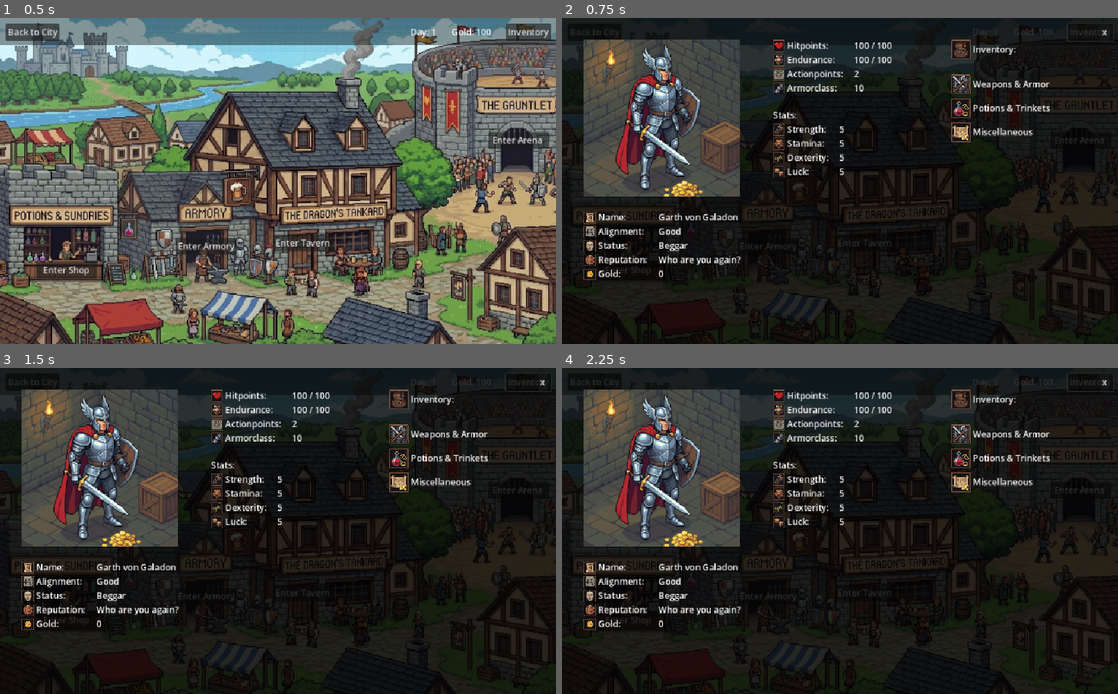
Above: before the commit, frames 1-4 (two rows, left to right).
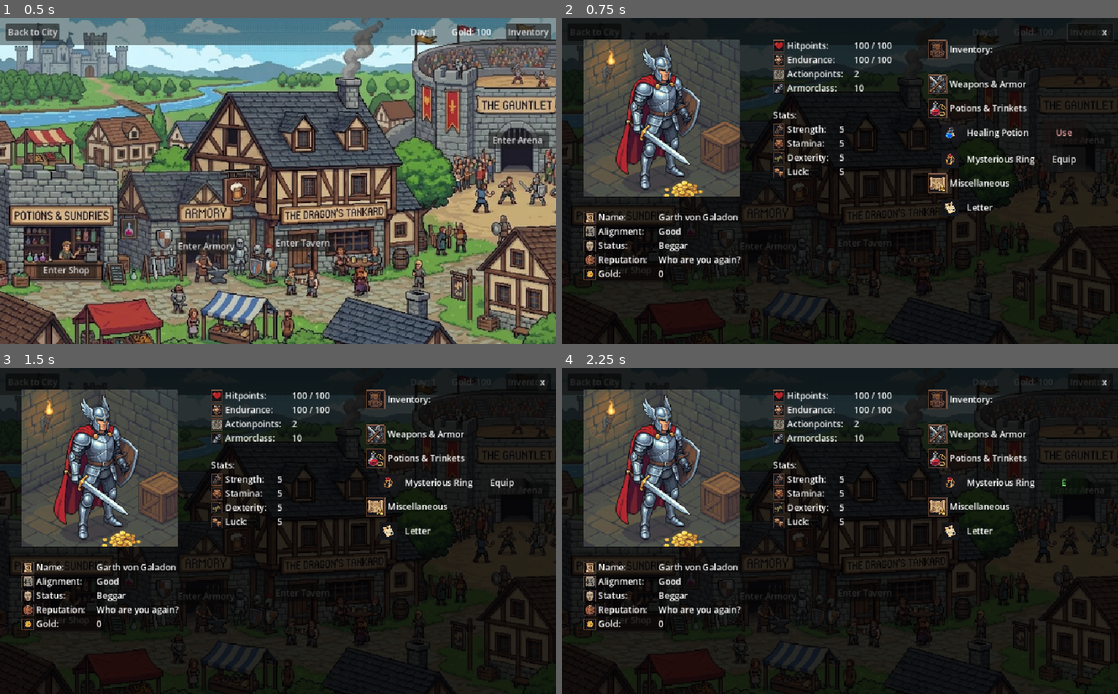
Above: after the commit, the same moments.

Repository: Plata101/Arena-In-Luskan-Godot
Game: Godot game, scene res://scenes/main.tscn
Two runs of this game, one before a commit and one after it. Both use one fixed random seed, a clock stepped at 60 frames per second and the inputs below.
Inputs (mouse positions are in pixels of both pictures, inside the frame that each line leads up to):
- Up to frame 1 (0.5 s): no input
- Up to frame 2 (0.75 s): click "Inventory" at 0.5 s
- Up to frame 3 (1.5 s): click (500, 482) at 1.25 s, where only the run after the commit has a clickable "Use"
- Up to frame 4 (2.25 s): click (1062, 482) at 2 s, where only the run after the commit has a clickable "Equip"

Frame 1 is identical in both runs. In frame 2, 2.6% of the frame differs, in the area x 65-93%, y 6-61%; in frame 3, 2.3%; in frame 4, 2.3%.

Commit message:
Inventory Potions and Misc

Diff:
--- a/scenes/armory.tscn
+++ b/scenes/armory.tscn
@@ -1,7 +1,8 @@
-[gd_scene load_steps=4 format=3 uid="uid://dcv8jmjsn1cwg"]
+[gd_scene load_steps=5 format=3 uid="uid://dcv8jmjsn1cwg"]
 
 [ext_resource type="Script" uid="uid://yrpvtr0tr3cw" path="res://scripts/Armory.gd" id="1_jwn4v"]
 [ext_resource type="Texture2D" uid="uid://baguk3ataj7xs" path="res://assets/sprites/armory_bg.jpg" id="1_oaria"]
+[ext_resource type="Texture2D" uid="uid://d1bvd7upkukhw" path="res://assets/sprites/inventory-icons/icon_weapon_armor.png" id="3_jwn4v"]
 
 [sub_resource type="StyleBoxFlat" id="StyleBoxFlat_48su1"]
 content_margin_left = 10.0
@@ -85,7 +86,16 @@
 layout_mode = 2
 size_flags_horizontal = 3
 
-[node name="Label" type="Label" parent="MarginContainer/VBoxContainer/MainContent/PanelContainer/InventoryContainer"]
+[node name="WeaponsArmor" type="HBoxContainer" parent="MarginContainer/VBoxContainer/MainContent/PanelContainer/InventoryContainer"]
+layout_mode = 2
+
+[node name="WeaponsIcon" type="TextureRect" parent="MarginContainer/VBoxContainer/MainContent/PanelContainer/InventoryContainer/WeaponsArmor"]
+custom_minimum_size = Vector2(36, 36)
+layout_mode = 2
+texture = ExtResource("3_jwn4v")
+expand_mode = 2
+
+[node name="CatergoryWeapons" type="Label" parent="MarginContainer/VBoxContainer/MainContent/PanelContainer/InventoryContainer/WeaponsArmor"]
 layout_mode = 2
 text = "Inventory"
 
--- a/scripts/GameManager.gd
+++ b/scripts/GameManager.gd
@@ -23,6 +23,7 @@
 # Equipment Slots (Hier speichern wir die ausgerüsteten Dictionaries)
 var equipped_weapon = null
 var equipped_armor = null
+var equipped_trinket = null
 
 # Spiel-Status
 var currentDay: int = 1
@@ -48,7 +49,11 @@
 ]
 
 # Player Inventory
-var inventory: Array = []
+var inventory: Array = [
+	{"name": "Healing Potion", "type": "Potion", "bonus": 20, "price": 100, "icon": "res://assets/sprites/potion_blue.png"},
+	{"name": "Mysterious Ring", "type": "Trinket", "bonus": 0, "price": 100, "icon": "res://assets/sprites/ring_ruby.png"},
+	{"name": "Letter", "type": "Misc", "bonus": 0, "price": 0, "icon": "res://assets/sprites/scroll.png"},
+]
 
 var currentEnemy = {} # Hier speichern wir das ausgewählte Monster vor dem Szenenwechsel
 
--- a/scripts/character_screen.gd
+++ b/scripts/character_screen.gd
@@ -119,34 +119,46 @@
 
 		# C) Der Equip / Use Button
 		var btn = Button.new()
-		btn.custom_minimum_size = Vector2(80, 0) # Button etwas breiter
-
-		if GameManager.equipped_weapon == item or GameManager.equipped_armor == item:
-			btn.text = "E"
-			btn.modulate = Color(0.5, 1.0, 0.5)
-		else:
-			btn.text = "Equip"
-
-		btn.pressed.connect(_on_item_action_pressed.bind(item))
-
-		# D) Alles in die Zeile packen (Reihenfolge ist wichtig!)
+		btn.custom_minimum_size = Vector2(80, 0)
+		var show_button = true # Schalter, ob wir überhaupt einen Button brauchen
+
+		# Welcher Typ ist das Item?
+		var type = item.get("type", "")
+
+		if type == "Strength" or type == "Armor" or type == "Trinket":
+			# Waffen & Rüstungen (Ausrüsten)
+			if GameManager.equipped_weapon == item or GameManager.equipped_armor == item or GameManager.equipped_trinket:
+				btn.text = "E"
+				btn.modulate = Color(0.5, 1.0, 0.5)
+			else:
+				btn.text = "Equip"
+			btn.pressed.connect(_on_item_action_pressed.bind(item))
+
+		elif type == "Potion":
+			# Tränke (Benutzen)
+			btn.text = "Use"
+			btn.modulate = Color(1.0, 0.7, 0.7) # Optional: Leicht rötlich für Heiltränke
+			btn.pressed.connect(_on_item_action_pressed.bind(item))
+
+		else:
+			# Misc-Items (Briefe etc. haben vorerst keinen Button)
+			show_button = false
+
+		# D) Alles in die Zeile packen
 		row.add_child(icon)
 		row.add_child(name_label)
-		# --- NEU 3: PADDING NACH RECHTS ---
-		# Optional: Wir können auch ein Control am Ende einfügen,
-		# um Abstand zum Scrollbar-Rand zu halten.
+
+		if show_button:
+			row.add_child(btn) # Button nur hinzufügen, wenn es kein Misc-Item ist
+
 		var right_indent = Control.new()
 		right_indent.custom_minimum_size.x = 5
-
-		row.add_child(btn)
-		row.add_child(right_indent) # <--- Abstandhalter am Ende
+		row.add_child(right_indent)
 
 		# E) Einsortieren (WICHTIG: Pfade prüfen!)
-		# Der Screenshot zeigt: Node heißt "WeaponList" (Einzahl).
-		var type = item.get("type", "")
 		if type == "Strength" or type == "Armor":
 			weaponsList.add_child(row)
-		elif type == "Potion":
+		elif type == "Potion" or type == "Trinket":
 			potionsList.add_child(row)
 		else:
 			miscList.add_child(row)
@@ -156,7 +168,6 @@
 
 	# Waffe ausrüsten
 	if type == "Strength":
-		# Wenn es schon ausgerüstet ist, ziehen wir es wieder aus
 		if GameManager.equipped_weapon == item_data:
 			GameManager.equipped_weapon = null
 		else:
@@ -169,9 +180,28 @@
 		else:
 			GameManager.equipped_armor = item_data
 
-	# UI neu laden, damit die Buttons (das grüne "E") aktualisiert werden
+	# Schmuckstück ausrüsten (NEU)
+	elif type == "Trinket":
+		if GameManager.equipped_trinket == item_data:
+			GameManager.equipped_trinket = null
+		else:
+			GameManager.equipped_trinket = item_data
+
+	# Trank benutzen (NEU)
+	elif type == "Potion":
+		# 1. Heilen
+		var heal_amount = item_data.get("bonus", 0)
+		GameManager.playerHp += heal_amount
+
+		# 2. Nicht über Max-HP hinaus heilen
+		if GameManager.playerHp > GameManager.playerMaxHp:
+			GameManager.playerHp = GameManager.playerMaxHp
+
+		# 3. Trank aus dem Inventar entfernen (ausgetrunken!)
+		GameManager.inventory.erase(item_data)
+
+	# UI neu laden, damit die Buttons, Items und Werte aktualisiert werden
 	populate_inventory()
-	# Später fügen wir hier noch hinzu, dass sich deine Stats ändern!
 	update_stats()
 
 
Binary file added: assets/sprites/potion_blue.png
Not shown, added: assets/sprites/potion_blue.png.import
Binary file added: assets/sprites/ring_ruby.png
Not shown, added: assets/sprites/ring_ruby.png.import
Binary file added: assets/sprites/scroll.png
Not shown, added: assets/sprites/scroll.png.import
